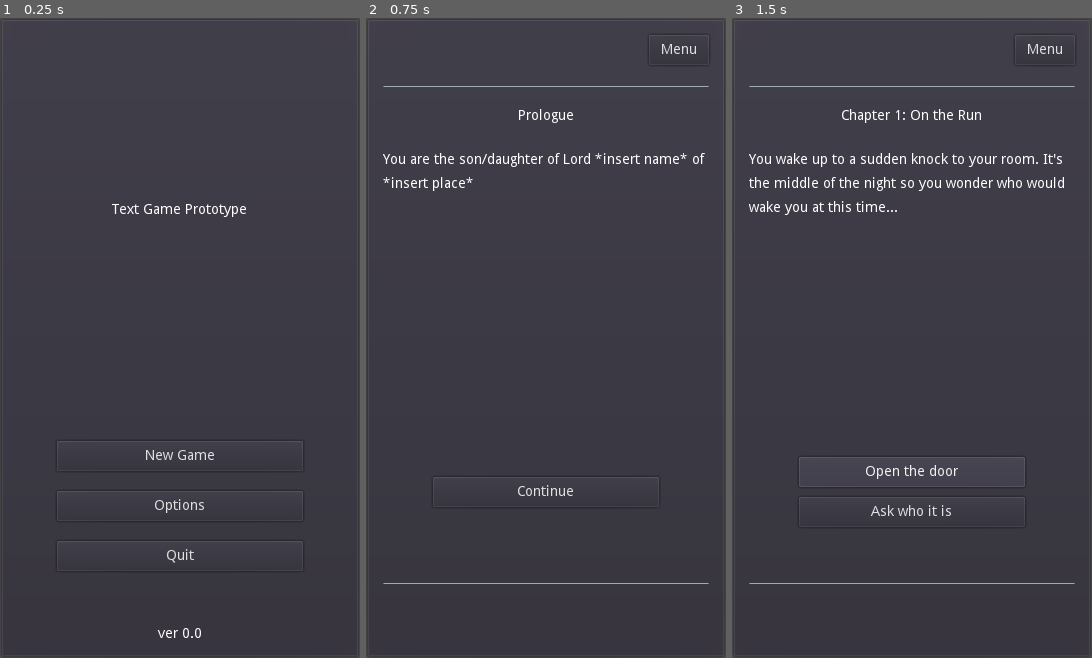
Above: before the commit, frames 1-3 (left to right).
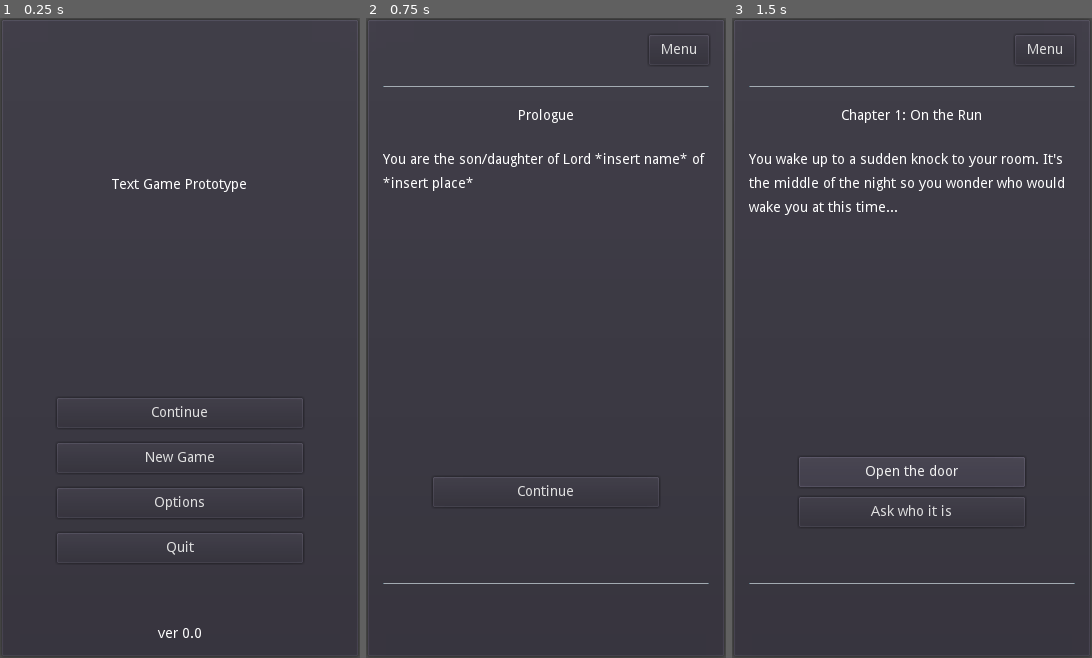
Above: after the commit, the same moments.

Repository: philipuriarte/A-Churchyard-of-Orphans
Game: Godot game, scene res://scenes/main.tscn
The game is run twice, just before and just after one commit, with the same random seed, the same clock (stepped at 60 frames per second) and the same inputs.
Inputs:
- Up to frame 1 (0.25 s): no input
- Up to frame 2 (0.75 s): click "New Game" at 0.5 s
- Up to frame 3 (1.5 s): click "Continue" at 1.25 s

The runs differ from the first frame. In frame 1, 1.7% of the frame differs, in the area x 15-85%, y 25-86%; in frame 2, nothing differs; in frame 3, nothing differs.

Commit message:
Add continue button and fix formatting in title_screen

Diff:
--- a/scenes/title_screen.tscn
+++ b/scenes/title_screen.tscn
@@ -25,12 +25,12 @@
 margin_top = 10.0
 margin_right = 336.0
 margin_bottom = 616.0
-custom_constants/separation = 30
+custom_constants/separation = 20
 
 [node name="Title" type="Label" parent="MarginContainer/MainContainer"]
 margin_right = 326.0
-margin_bottom = 350.0
-rect_min_size = Vector2( 0, 350 )
+margin_bottom = 300.0
+rect_min_size = Vector2( 0, 300 )
 size_flags_vertical = 1
 text = "Text Game Prototype"
 align = 1
@@ -38,9 +38,9 @@
 autowrap = true
 
 [node name="ButtonsMargin" type="MarginContainer" parent="MarginContainer/MainContainer"]
-margin_top = 380.0
+margin_top = 320.0
 margin_right = 326.0
-margin_bottom = 562.0
+margin_bottom = 572.0
 size_flags_vertical = 3
 custom_constants/margin_right = 40
 custom_constants/margin_left = 40
@@ -48,29 +48,36 @@
 [node name="ButtonsContainer" type="VBoxContainer" parent="MarginContainer/MainContainer/ButtonsMargin"]
 margin_left = 40.0
 margin_right = 286.0
-margin_bottom = 182.0
+margin_bottom = 252.0
 rect_min_size = Vector2( 0, 150 )
-custom_constants/separation = 20
+custom_constants/separation = 15
 alignment = 1
 
+[node name="ContinueButton" type="Button" parent="MarginContainer/MainContainer/ButtonsMargin/ButtonsContainer"]
+margin_top = 43.0
+margin_right = 246.0
+margin_bottom = 73.0
+rect_min_size = Vector2( 0, 30 )
+text = "Continue"
+
 [node name="NewButton" type="Button" parent="MarginContainer/MainContainer/ButtonsMargin/ButtonsContainer"]
-margin_top = 26.0
+margin_top = 88.0
 margin_right = 246.0
-margin_bottom = 56.0
+margin_bottom = 118.0
 rect_min_size = Vector2( 0, 30 )
 text = "New Game"
 
 [node name="OptionsButton" type="Button" parent="MarginContainer/MainContainer/ButtonsMargin/ButtonsContainer"]
-margin_top = 76.0
+margin_top = 133.0
 margin_right = 246.0
-margin_bottom = 106.0
+margin_bottom = 163.0
 rect_min_size = Vector2( 0, 30 )
 text = "Options"
 
 [node name="QuitButton" type="Button" parent="MarginContainer/MainContainer/ButtonsMargin/ButtonsContainer"]
-margin_top = 126.0
+margin_top = 178.0
 margin_right = 246.0
-margin_bottom = 156.0
+margin_bottom = 208.0
 rect_min_size = Vector2( 0, 30 )
 text = "Quit"
 
